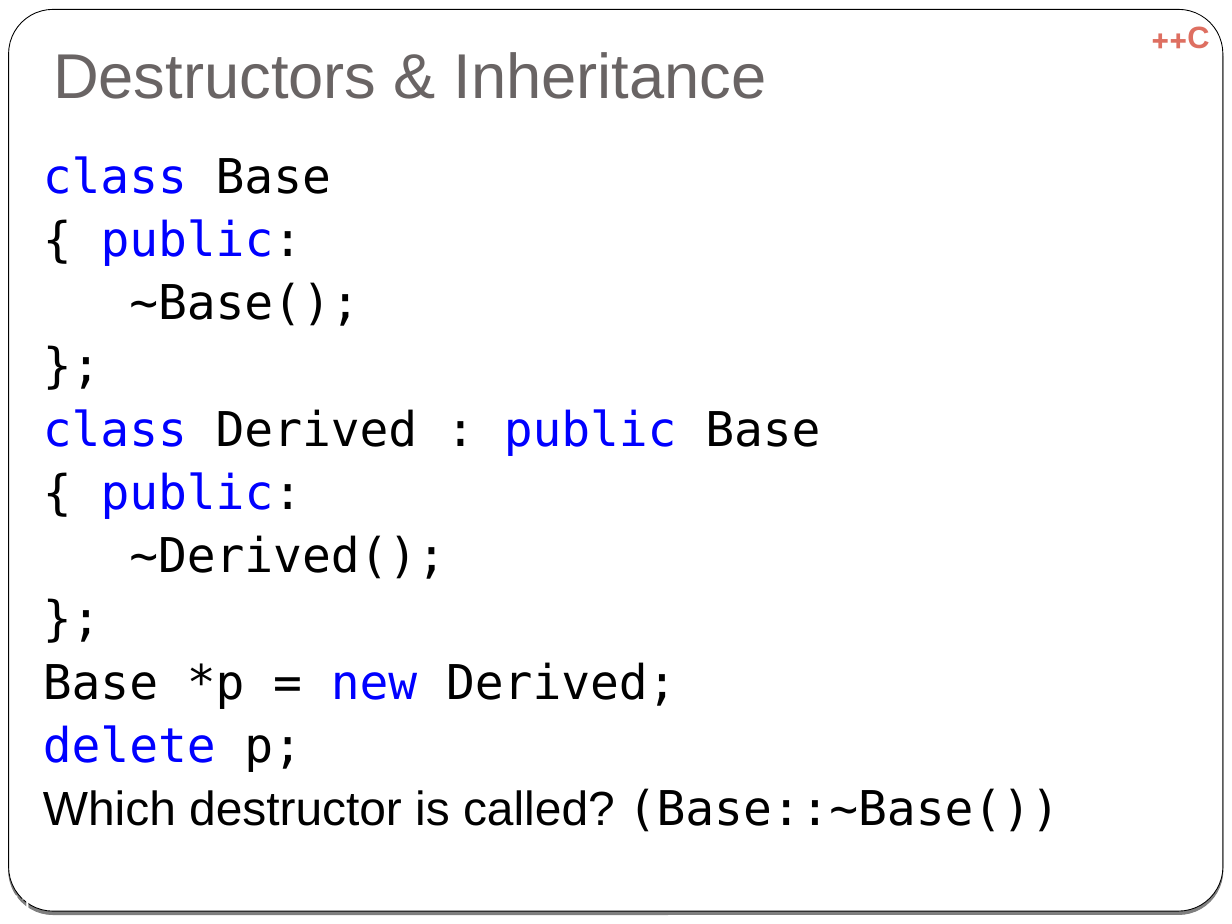
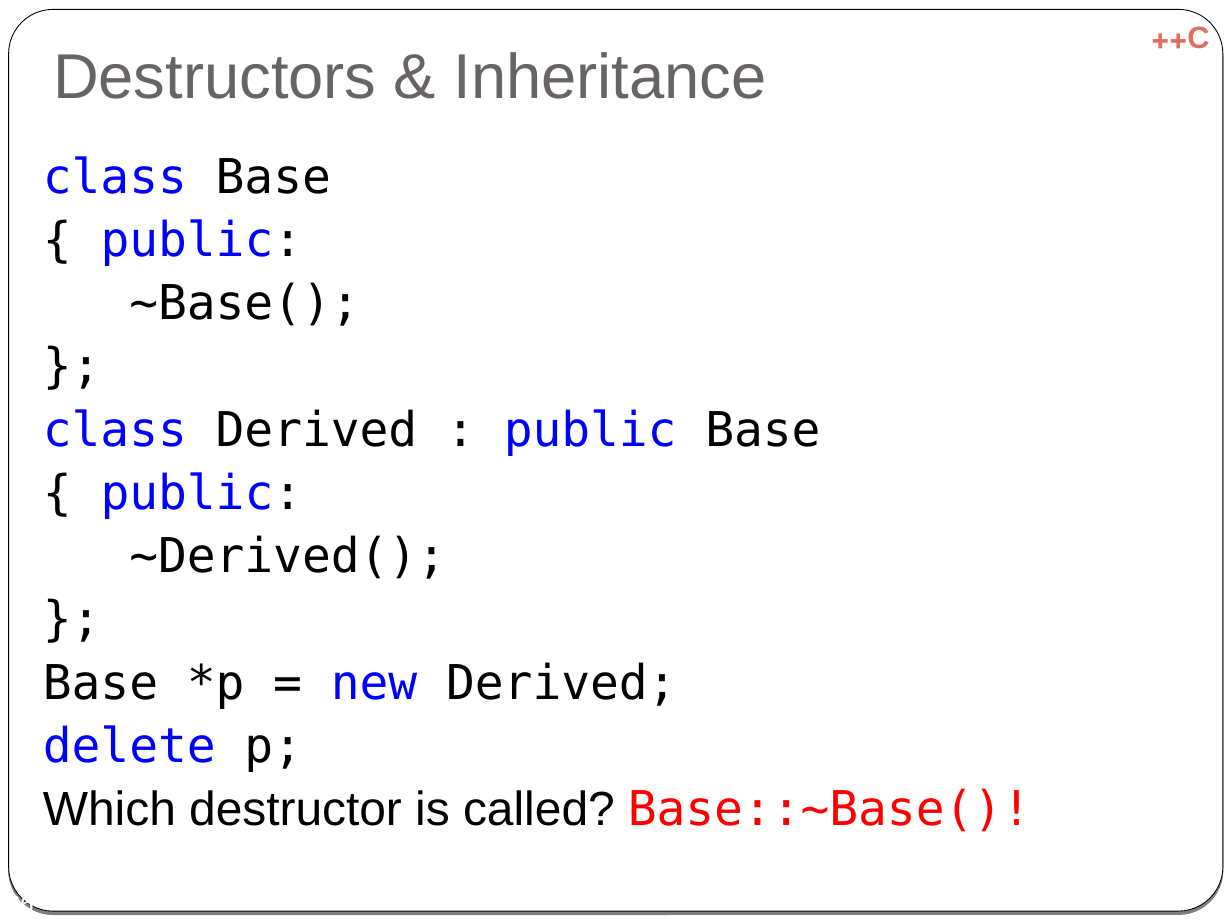
Before and after one commit to cpp-at-ariel/cpp-5778, a slide deck: slide 36 of week06-inheritance/slides-override-virtual.odp (slide 41 before the commit). Drawn at 1232x924 pixels with LibreOffice and Linux fonts; fonts in the diff are those of the drawing. Boxes give left, top, right and bottom in pixels: in the first picture for what was removed or moved away, otherwise in the second. Text is boxed around its words. In the diff, an @@ line names an element or a change of style, - is before the commit and + after.

```diff
--- a/week06-inheritance/slides-override-virtual.odp
+++ b/week06-inheritance/slides-override-virtual.odp
@@ text at (x1=43, y1=156, x2=1031, y2=832): text changed @@
-class Base
-{ public:
-~Base();
-};
-class Derived : public Base
-{ public:
-~Derived();
-};
-Base *p = new Derived;
-delete p;
-Which destructor is called? (Base::~Base())
+class Base
+{ public:
+~Base();
+};
+class Derived : public Base
+{ public:
+~Derived();
+};
+Base *p = new Derived;
+delete p;
+Which destructor is called? Base::~Base()!
@@ page number at (x1=7, y1=893, x2=34, y2=911): text changed @@
-41
+36
```
Also in this commit, not shown: 27 other slides changed, 7 slides removed, 14 other files.
